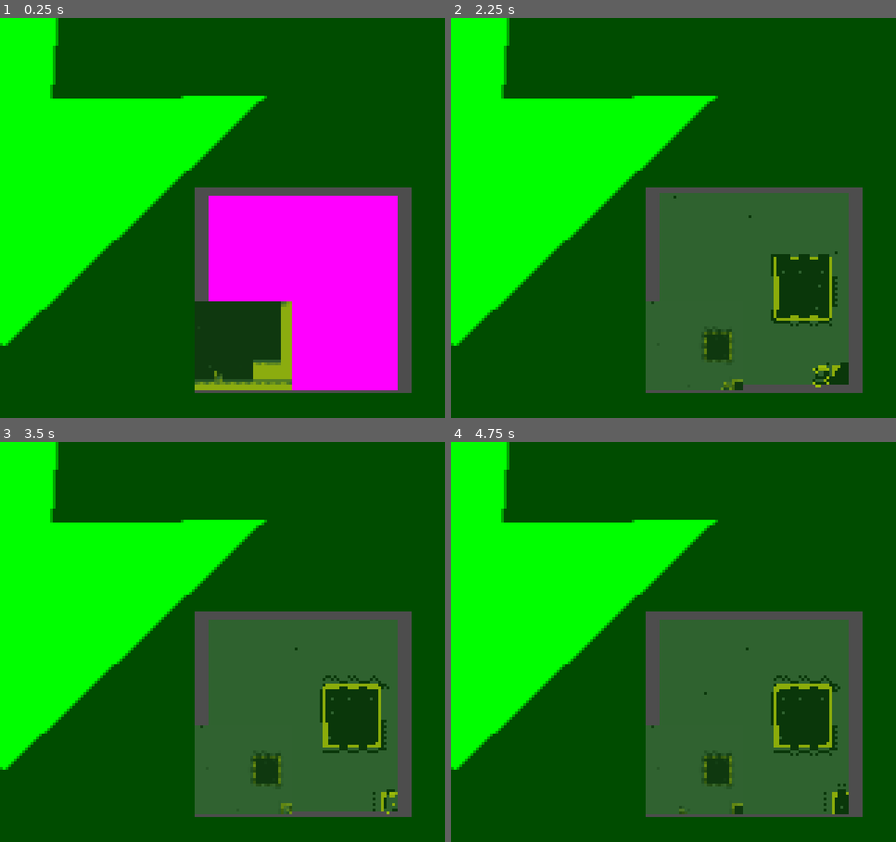
Above: before the commit, frames 1-4 (two rows, left to right).
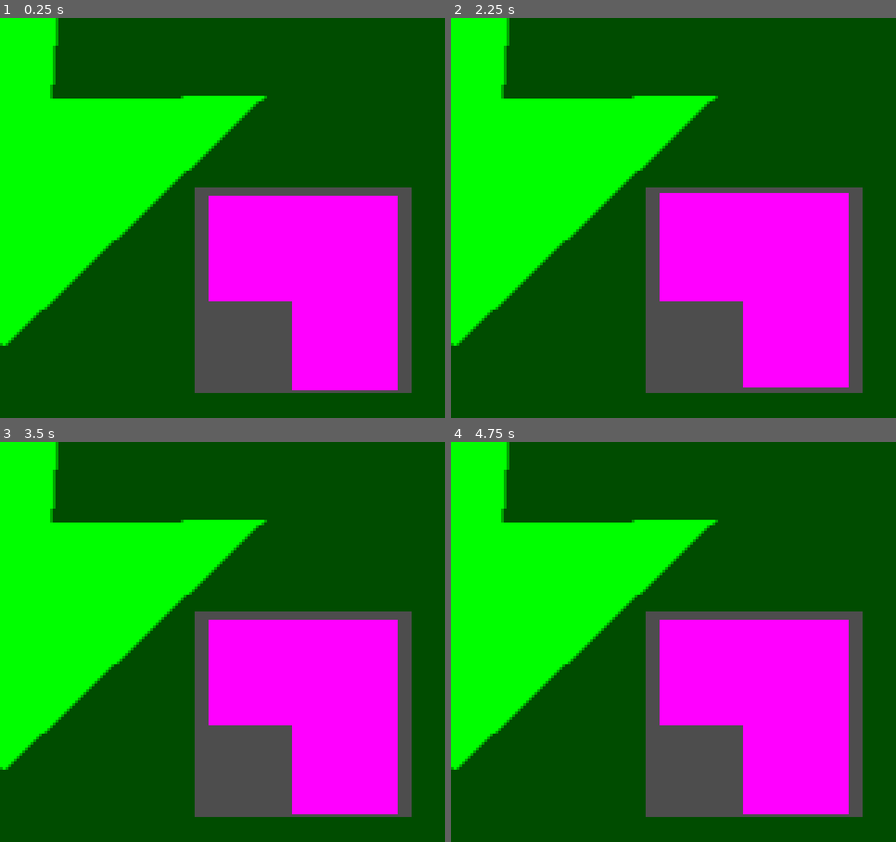
Above: after the commit, the same moments.

Repository: CD-BASH/GBJAM-12
Game: Godot game, scene res://Scenes/UI/post_process.tscn
Two runs of this game, one before a commit and one after it. Both use one fixed random seed, a clock stepped at 60 frames per second and the inputs below. This scene is started directly instead of the project's main scene.
Inputs (mouse positions are in pixels of both pictures, inside the frame that each line leads up to):
- Up to frame 1 (0.25 s): no input
- Up to frame 2 (2.25 s): tap Enter at 0.5 s; move the mouse to (771, 198) at 0.52 s; hold D (right_dPad) 0.53-1.28 s; click (771, 198) at 0.6 s; right-click (771, 198) at 0.8 s; move the mouse to (584, 238) at 1.27 s; hold S (down_dPad) 1.28-2.03 s; right-click (584, 238) at 1.35 s; click (584, 238) at 1.55 s; tap Space at 2 s; move the mouse to (718, 130) at 2.02 s; hold D (right_dPad) from 2.03 s (still down); click (718, 130) at 2.1 s
- Up to frame 3 (3.5 s): right-click (267, 554) at 2.3 s; tap Enter at 2.75 s; move the mouse to (200, 722) at 2.77 s; release D (right_dPad) at 2.78 s; hold W (up_dPad) from 2.78 s (still down); right-click (200, 722) at 2.85 s; click (200, 722) at 3.05 s
- Up to frame 4 (4.75 s): move the mouse to (807, 702) at 3.52 s; release W (up_dPad) at 3.53 s; hold A (left_dPad) from 3.53 s (still down); click (807, 702) at 3.6 s; right-click (807, 702) at 3.8 s; move the mouse to (540, 582) at 4.27 s; right-click (540, 582) at 4.35 s; click (540, 582) at 4.55 s

The runs differ from the first frame. In frame 1, 4.9% of the frame differs, in the area x 43-66%, y 70-94%; in frame 2, 21%, in the area x 43-90%, y 43-94%; in frame 3, 21%; in frame 4, 21%.

Commit message:
setting up stop buffer when switching

Diff:
--- a/Scenes/Levels/3dTransitionLevel.tscn
+++ b/Scenes/Levels/3dTransitionLevel.tscn
@@ -5,11 +5,10 @@
 [ext_resource type="PackedScene" uid="uid://ba57g4wnk3x4o" path="res://Scenes/Levels/Grid Level 1/grid_level_1_1.tscn" id="2_b2npp"]
 [ext_resource type="Shader" path="res://Shaders/Video.gdshader" id="3_eu7xj"]
 
-[sub_resource type="ViewportTexture" id="ViewportTexture_4likc"]
-viewport_path = NodePath("SubViewportContainer2/SubViewportCurentGame")
+[sub_resource type="ViewportTexture" id="ViewportTexture_maoi5"]
+viewport_path = NodePath("Front/ActiveGameViewport")
 
-[sub_resource type="ViewportTexture" id="ViewportTexture_liwvn"]
-viewport_path = NodePath("SubViewportContainer2/SubViewportCurentGame")
+[sub_resource type="ViewportTexture" id="ViewportTexture_861cj"]
 
 [sub_resource type="ShaderMaterial" id="ShaderMaterial_vpnfv"]
 render_priority = 0
@@ -27,10 +26,10 @@
 
 [node name="3dTransitionLevel" type="Node3D"]
 script = ExtResource("1_14o83")
-subviewport_front = SubResource("ViewportTexture_4likc")
-subviewport_top = SubResource("ViewportTexture_liwvn")
+subviewport_texture_front = SubResource("ViewportTexture_maoi5")
+subviewport_texture_top = SubResource("ViewportTexture_861cj")
 
-[node name="SubViewportContainer2" type="SubViewportContainer" parent="."]
+[node name="Front" type="SubViewportContainer" parent="."]
 anchors_preset = 15
 anchor_right = 1.0
 anchor_bottom = 1.0
@@ -42,12 +41,17 @@
 stretch = true
 metadata/_edit_use_anchors_ = true
 
-[node name="SubViewportCurentGame" type="SubViewport" parent="SubViewportContainer2"]
+[node name="ActiveGameViewport" type="SubViewport" parent="Front"]
 handle_input_locally = false
 size = Vector2i(160, 144)
 render_target_update_mode = 4
 
-[node name="Grid Level 1-1" parent="SubViewportContainer2/SubViewportCurentGame" instance=ExtResource("2_b2npp")]
+[node name="Grid Level 1-1" parent="Front/ActiveGameViewport" instance=ExtResource("2_b2npp")]
+
+[node name="FreezeViewport" type="SubViewport" parent="Front"]
+handle_input_locally = false
+size = Vector2i(160, 144)
+render_target_update_mode = 4
 
 [node name="Camera3D" type="Camera3D" parent="."]
 transform = Transform3D(1, 0.000424798, 0.000398798, -0.000424312, 0.999999, -0.00121903, -0.000399316, 0.00121886, 0.999999, 0, 0, 4.462)
--- a/Scenes/UI/post_process.tscn
+++ b/Scenes/UI/post_process.tscn
@@ -4,11 +4,11 @@
 [ext_resource type="PackedScene" uid="uid://thcs0fum17au" path="res://Scenes/Levels/3dTransitionLevel.tscn" id="2_c2btj"]
 [ext_resource type="Texture2D" uid="uid://dk88vikfvc6t4" path="res://Assets/UI/Screenshot_50.png" id="2_grudm"]
 
-[sub_resource type="ViewportTexture" id="ViewportTexture_0uytp"]
-viewport_path = NodePath("CanvasLayer/SubViewportContainer2/SubViewportCurentGame")
+[sub_resource type="ViewportTexture" id="ViewportTexture_vtcgp"]
+viewport_path = NodePath("Front/SubViewportCurentGame")
 
-[sub_resource type="ViewportTexture" id="ViewportTexture_ef5vq"]
-viewport_path = NodePath("SubViewportContainer2/SubViewportCurentGame")
+[sub_resource type="ViewportTexture" id="ViewportTexture_ukxsy"]
+viewport_path = NodePath("Top/SubViewportCurentGame")
 
 [node name="PostProcess" type="Node2D"]
 
@@ -53,5 +53,5 @@
 render_target_update_mode = 4
 
 [node name="3dTransitionLevel" parent="CanvasLayer/SubViewportContainer/SubViewport2" instance=ExtResource("2_c2btj")]
-subviewport_front = SubResource("ViewportTexture_0uytp")
-subviewport_top = SubResource("ViewportTexture_ef5vq")
+subviewport_texture_front = SubResource("ViewportTexture_vtcgp")
+subviewport_texture_top = SubResource("ViewportTexture_ukxsy")
--- a/Scripts/Gameplay/3d_transition_level.gd
+++ b/Scripts/Gameplay/3d_transition_level.gd
@@ -2,21 +2,46 @@
 
 @onready var front: MeshInstance3D = $Marker3D/Front
 @onready var top: MeshInstance3D = $Marker3D/Top
-@export var subviewport_front : ViewportTexture
-@export var subviewport_top : ViewportTexture
+@onready var mats : Material
+
+@export_subgroup("front")
+@export var subviewport_texture_front : ViewportTexture
+@export_subgroup("Top")
+@export var subviewport_texture_top : ViewportTexture
+
+@export var freeze_viewport : SubViewport
+@export var gameplay_viewport : SubViewport
 
 # Called when the node enters the scene tree for the first time.
 func _ready():
-	front.mesh.material.set_shader_parameter("render_target",subviewport_front)
-	top.mesh.material.set_shader_parameter("render_target",subviewport_top)
-
+	front.mesh.material.set_shader_parameter("render_target",subviewport_texture_front)
+	top.mesh.material.set_shader_parameter("render_target",subviewport_texture_top)
+	## try that latter
 	##SetMaterial(front.mesh.material, subviewport_front)
 	##SetMaterial(top.mesh.material, subviewport_top)
 
 func _process(delta):
+	"""
+	if Input.is_action_just_pressed("a_btn"):
+		subviewport_front.render_target_update_mode = SubViewport.UPDATE_ONCE
+		subviewport_front.render_target_clear_mode = SubViewport.CLEAR_MODE_ONCE
+		subviewport_top.render_target_update_mode = SubViewport.UPDATE_ALWAYS
+		subviewport_top.render_target_clear_mode = SubViewport.CLEAR_MODE_ALWAYS
+
+	if Input.is_action_just_pressed("b_btn"):
+		subviewport_top.render_target_update_mode = SubViewport.UPDATE_ONCE
+		subviewport_top.render_target_clear_mode = SubViewport.CLEAR_MODE_ONCE
+		subviewport_front.render_target_update_mode = SubViewport.UPDATE_ALWAYS
+		subviewport_front.render_target_clear_mode = SubViewport.CLEAR_MODE_ALWAYS
+	"""
 	pass
 
-func SetMaterial(mat :Material, textureViewport: ViewportTexture) -> void:
-	mat = ShaderMaterial.new()
-	mat.shader = preload("res://Shaders/Video.gdshader")
-	mat.set_shader_parameter("render_target",textureViewport)
+func SetViewPortes() -> void :
+
+	pass
+
+
+func SetMaterial(textureViewport: ViewportTexture) -> void:
+	mats = ShaderMaterial.new()
+	mats.shader = preload("res://Shaders/Video.gdshader")
+	mats.set_shader_parameter("render_target",textureViewport)
